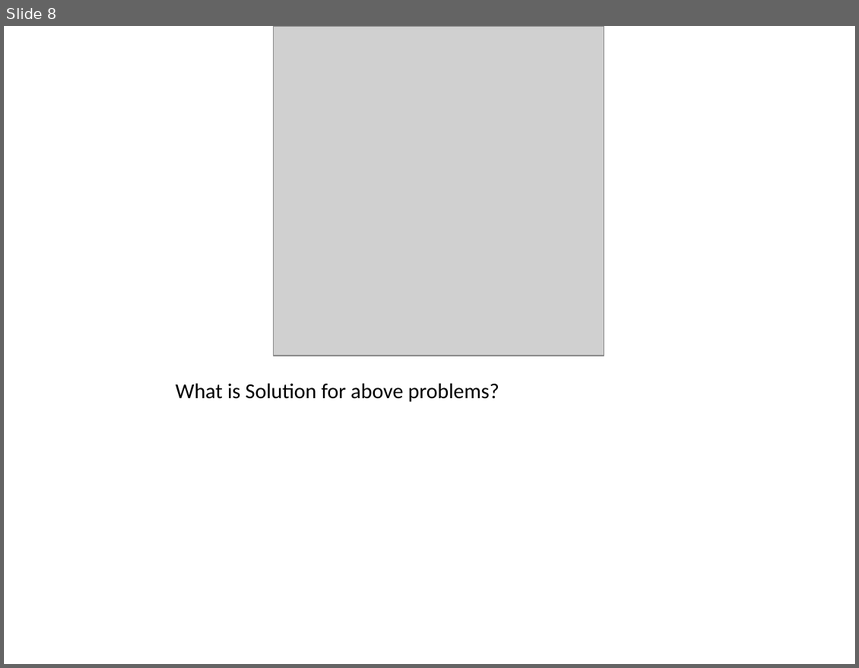
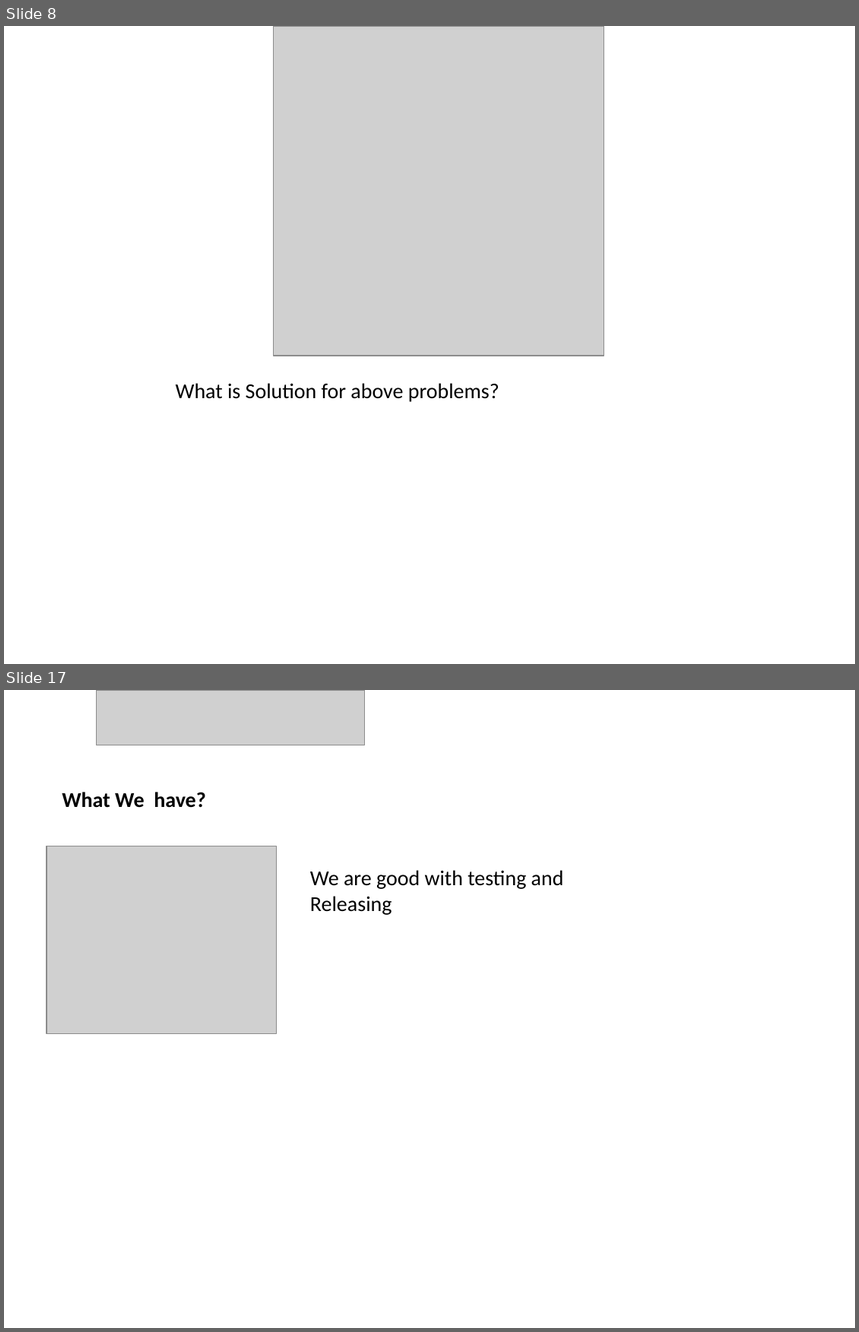
Before and after one commit to AvinashTiwari/Artifical-intelligence, a slide deck: devops/devops.pptx. Shown one above the other, each under a label of ours: slide 8 before the commit, slides 8 and 17 after it; the slides between them are not shown. The pictures are 859x668 and 859x1332 pixels, drawn with LibreOffice and Linux fonts; fonts in the diff are those of the drawing; grey boxes stand for pictures. Boxes give left, top, right and bottom in pixels: in the first picture for what was removed or moved away, otherwise in the second. Text is boxed around its words. In the diff, an @@ line names an element or a change of style, - is before the commit and + after.

```diff
--- a/devops/devops.pptx
+++ b/devops/devops.pptx
@@ slide 17 added at (4,690,855,1328), background #FFFFFF @@
@@ picture added at (96,690,365,745) @@
@@ text added at (62,792,205,808), 18 pt, text #000000, bold @@
+What We have?
@@ picture added at (47,846,276,1034) @@
@@ text added at (310,870,564,915), 18 pt, text #000000 @@
+We are good with testing and Releasing
```
Also in this commit, not shown: 9 other slides added.
